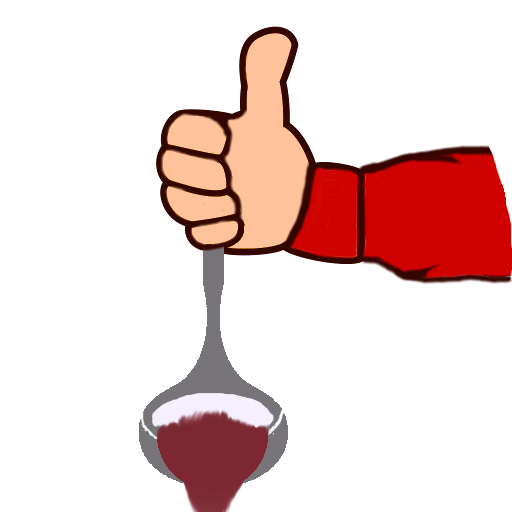
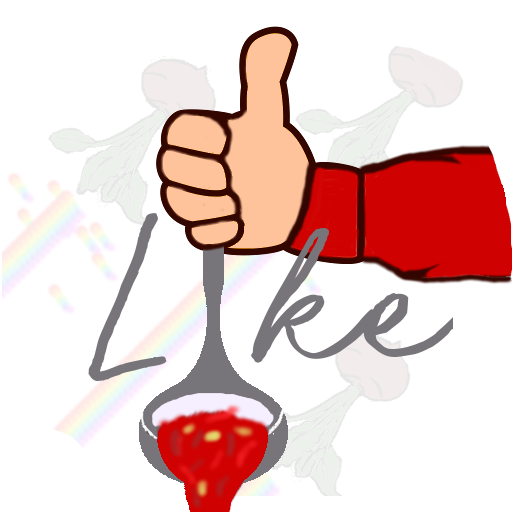
Before/after of a (512, 512) layered artwork. What changed in the layer stack:
added layer "L ke" above "Вставленный слой #2" over [88, 213, 453, 382]
painted on "Вставленный слой #2" over [156, 403, 270, 512]
added layer "Вставленный слой #3" (10%) above "Вставленный слой" over [2, 45, 464, 496]
